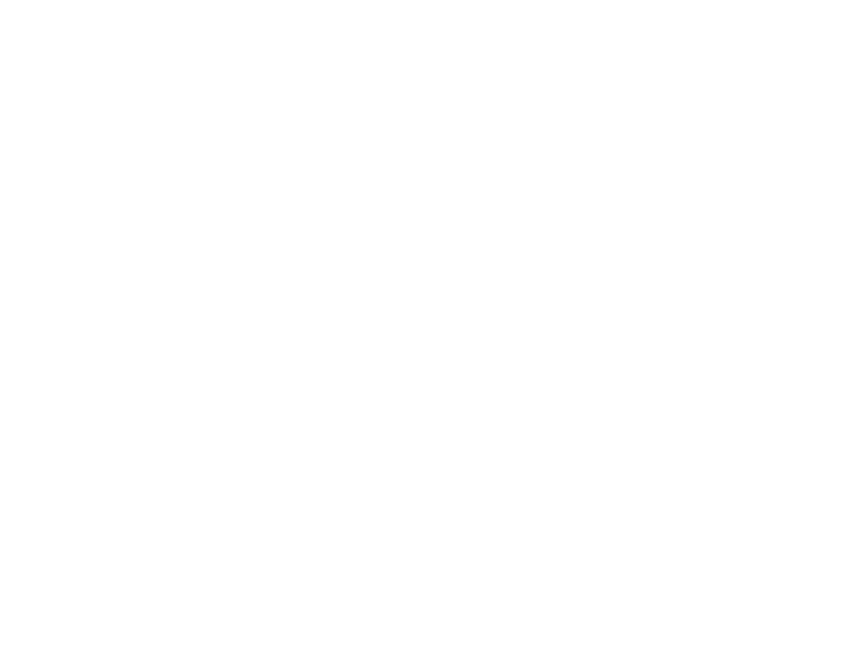
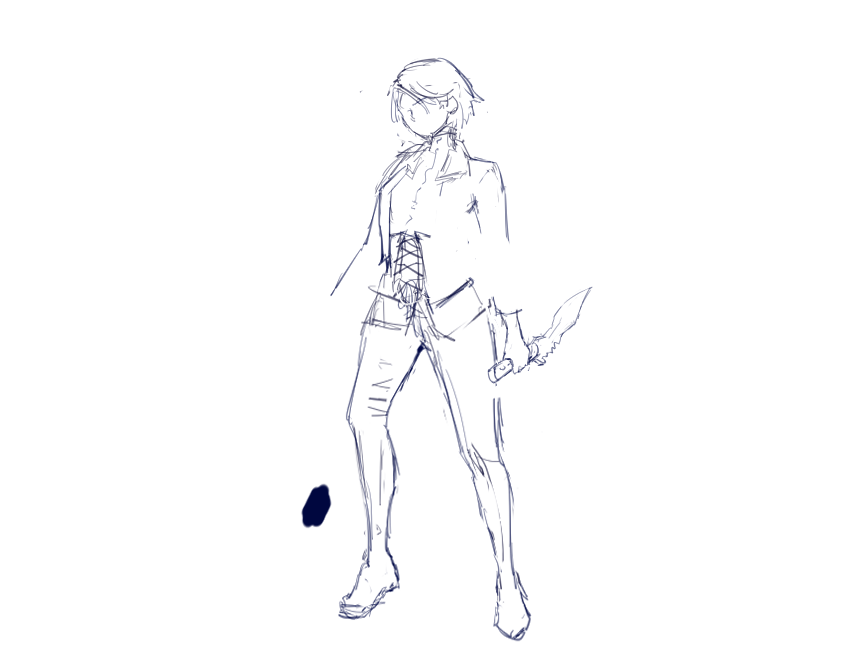
Comparing the layer stacks of the two 864px x 648px images. Changes:
painted on "1" over (x1=301, y1=57, x2=593, y2=642)
